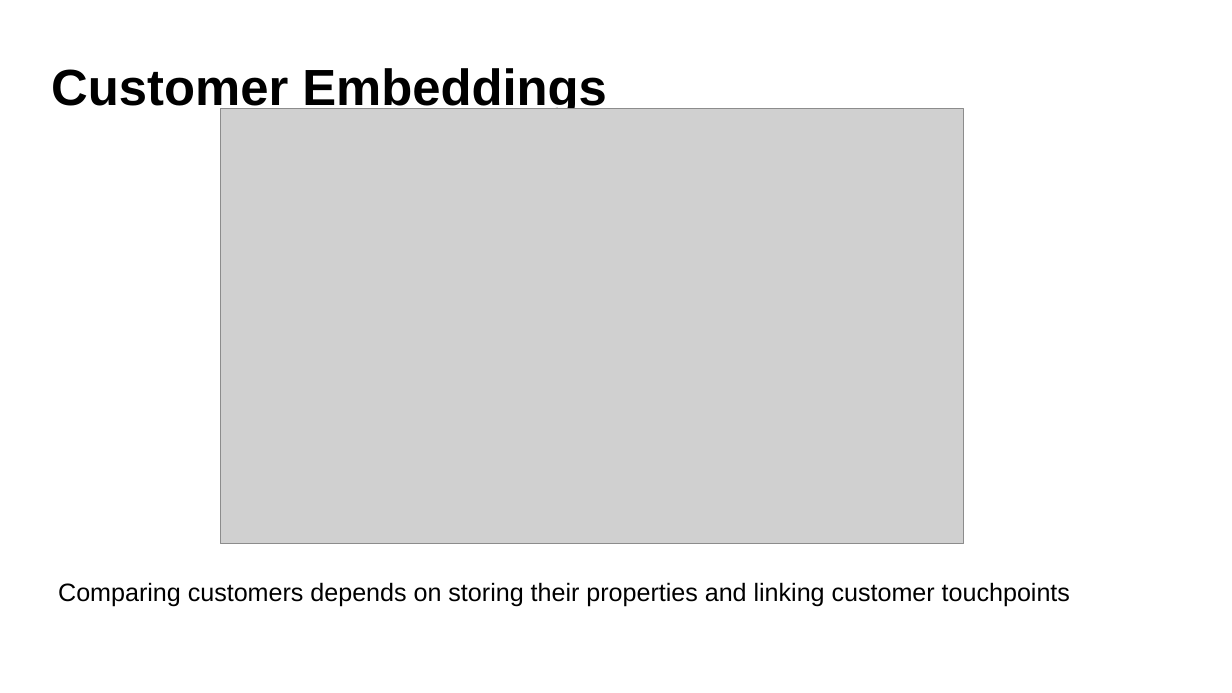
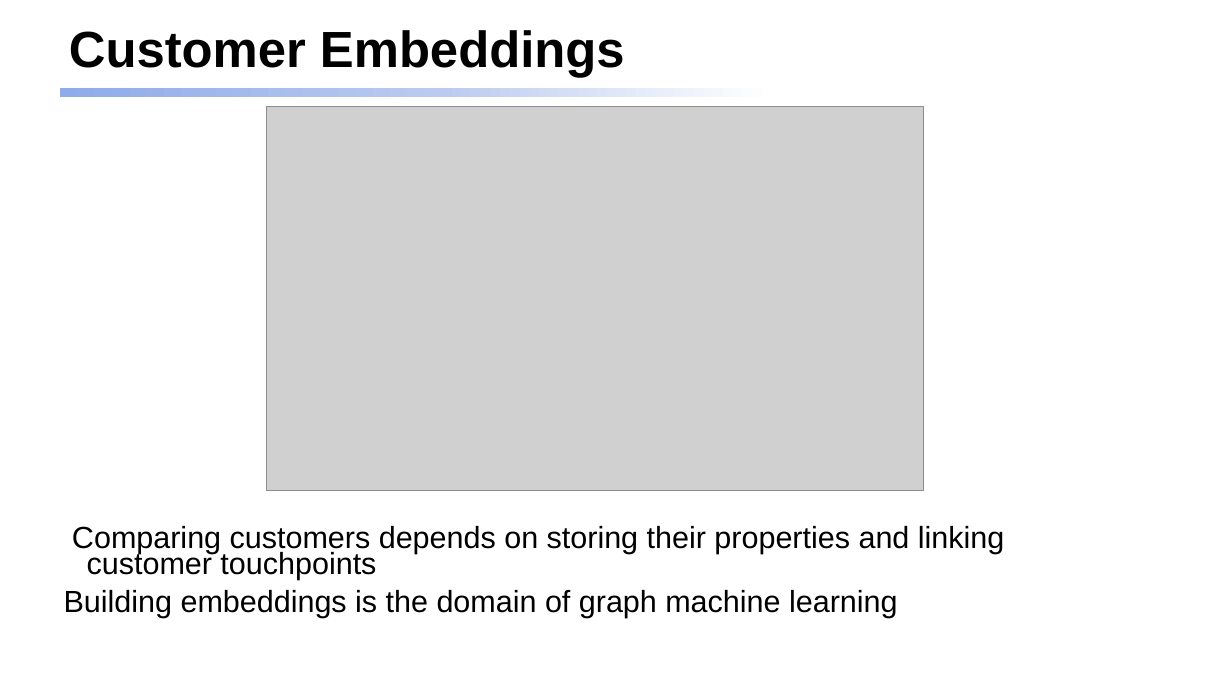
Before and after one commit to dmccreary/genai-arch-patterns, a slide deck: slide 20 of slides/One-Hour-Talk.pptx (slide 19 before the commit). Drawn at 1232x693 pixels with LibreOffice and Linux fonts; fonts in the diff are those of the drawing; grey boxes stand for pictures. Boxes give left, top, right and bottom in pixels: in the first picture for what was removed or moved away, otherwise in the second. Text is boxed around its words. In the diff, an @@ line names an element or a change of style, - is before the commit and + after.

```diff
--- a/slides/One-Hour-Talk.pptx
+++ b/slides/One-Hour-Talk.pptx
@@ title "Customer Embeddings": place and size @@
-title "Customer Embeddings" at <box>51,68,607,116</box>
+title "Customer Embeddings" at <box>69,30,625,77</box>
@@ title "Customer Embeddings" at <box>69,30,625,77</box>: vertical alignment top to middle @@
@@ rectangle added at <box>59,88,1122,97</box>, fill gradient #8FADE9 to #BCCCEF to #FFFFFF @@
@@ picture: place and size @@
-picture at <box>220,109,964,544</box>
+picture at <box>266,106,923,491</box>
@@ text "Comparing customers depends on storing ...": place and size @@
-text "Comparing customers depends on storing ..." at <box>58,582,1070,607</box>
+text "Comparing customers depends on storing ..." at <box>64,526,1005,618</box>
@@ text at <box>72,526,1005,579</box>: size 19.6 to 23.8 pt in "Comparing customers depends on storing their properties ..."; more space between paragraphs @@
@@ text at <box>64,590,898,618</box>: paragraph added @@
+Building embeddings is the domain of graph machine learning
```
Also in this commit, not shown: 22 other slides changed, 5 slides added, 1 slide removed, 7 other files.
